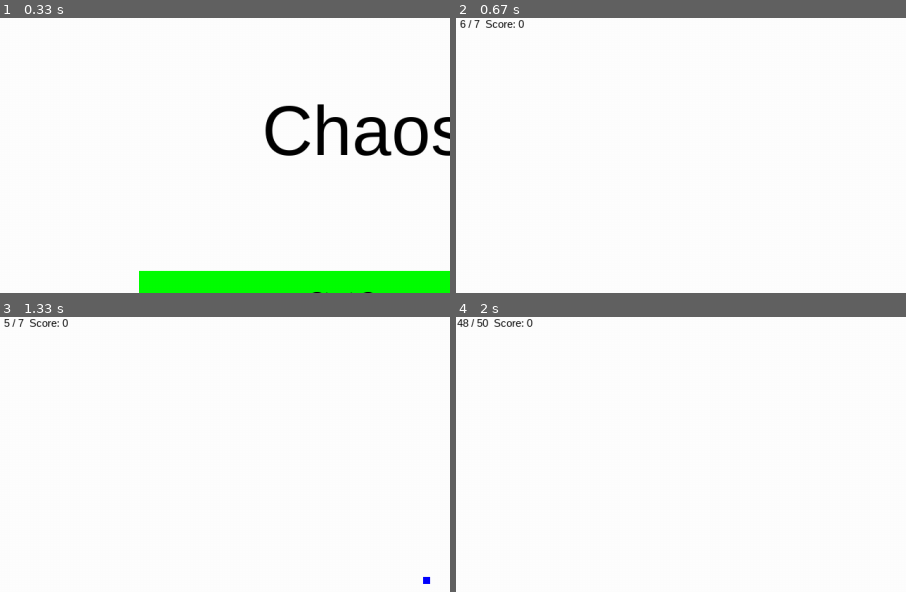
Above: before the commit, frames 1-4 (two rows, left to right).
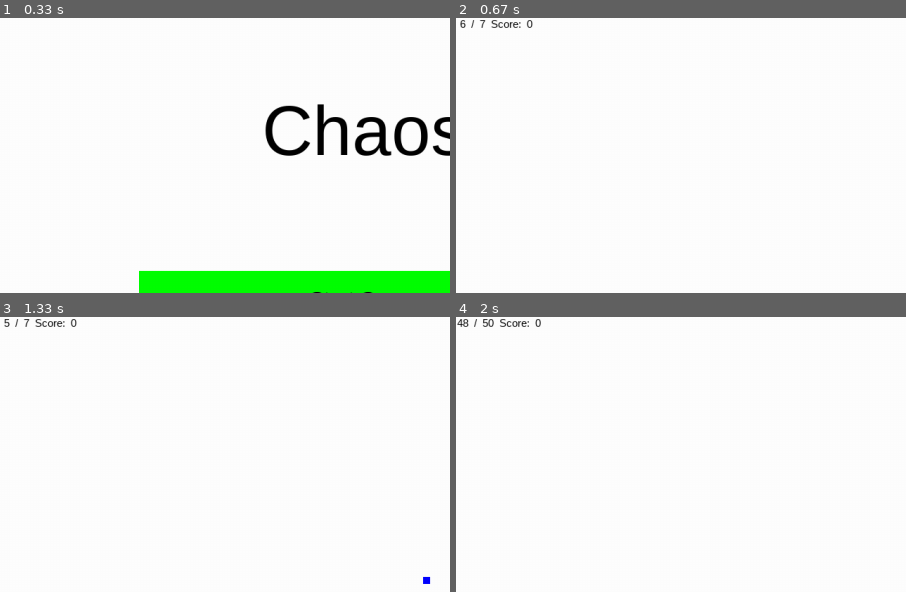
Above: after the commit, the same moments.

Repository: zwang20/Chaos
Game: pygame game, started from main.py
Same seed, same stepped clock (60 frames per second), same inputs: the game is played once before the commit and once after it.
Inputs (mouse positions are % of the whole screen's width and height, from its top left):
- Up to frame 1 (0.33 s): no input
- Up to frame 2 (0.67 s): click (46, 56) at 0.38 s
- Up to frame 3 (1.33 s): hold Right 0.67-1.13 s; move the mouse to (50, 58) at 0.7 s; hold Up from 1.17 s (still down); move the mouse to (26, 52) at 1.2 s; tap Space at 1.23 s; tap 3 at 1.32 s
- Up to frame 4 (2 s): release Up at 1.47 s; hold Right 1.5-1.97 s; move the mouse to (60, 74) at 1.53 s; tap Space at 1.57, 1.87 s
The pictures show only the part of the screen within x 10-60%, y 0-50%; the shares and areas given below are measured in that part.

Frame 1 is identical in both runs. In frame 2, 0.2% of the frame differs, in the area x 2-18%, y 0-4%; in frame 3, 0.2%; in frame 4, 0.3%, in the area x 3-19%, y 0-4%.

Commit message:
Minor changes

Diff:
--- a/main.py
+++ b/main.py
@@ -471,11 +471,18 @@
         display.fill(WHITE)
 
         display_text = '  '.join([
-            'FPS:',
-            str(int(10*clock.get_fps())/10),
+
+            # FPS
+            'FPS:', str(int(10*clock.get_fps())/10),
+
+            # Weapon
             str(weapons_old[player.weapon]['name']),
-            ' '.join([str(weapons_old[player.weapon]['ammo']), '/', str(max_ammo)]),
-            ' '.join(['Score:', str(player.score)])
+
+            # Ammo
+            str(weapons_old[player.weapon]['ammo']), '/', str(max_ammo),
+
+            # Score
+            'Score:', str(player.score)
         ])
 
 
